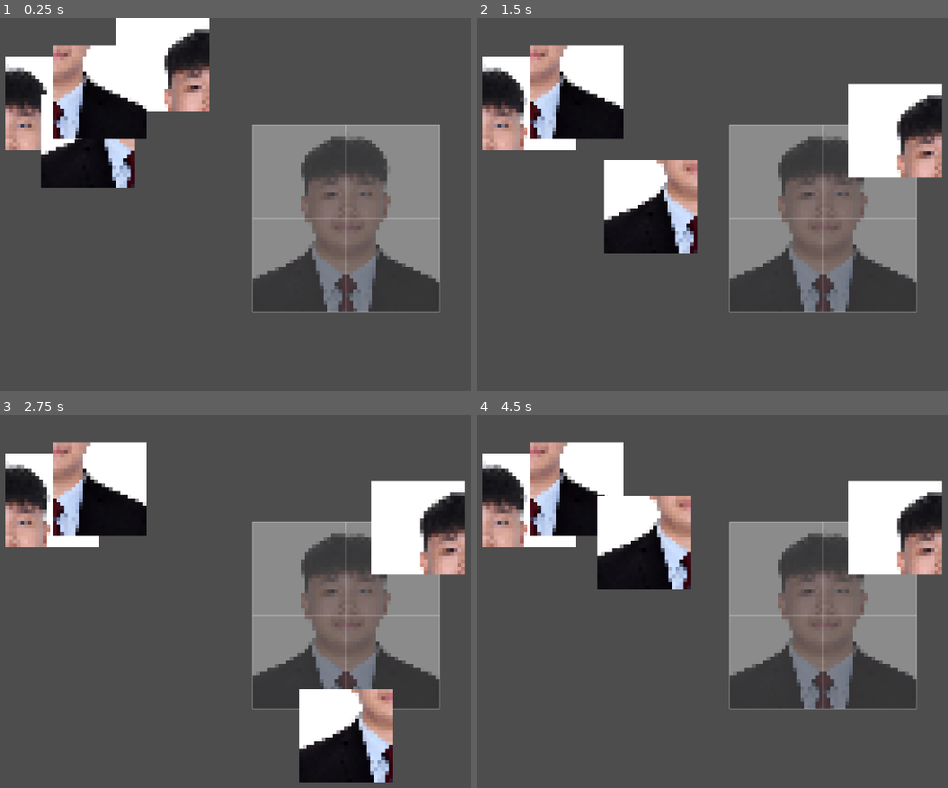
Above: before the commit, frames 1-4 (two rows, left to right).
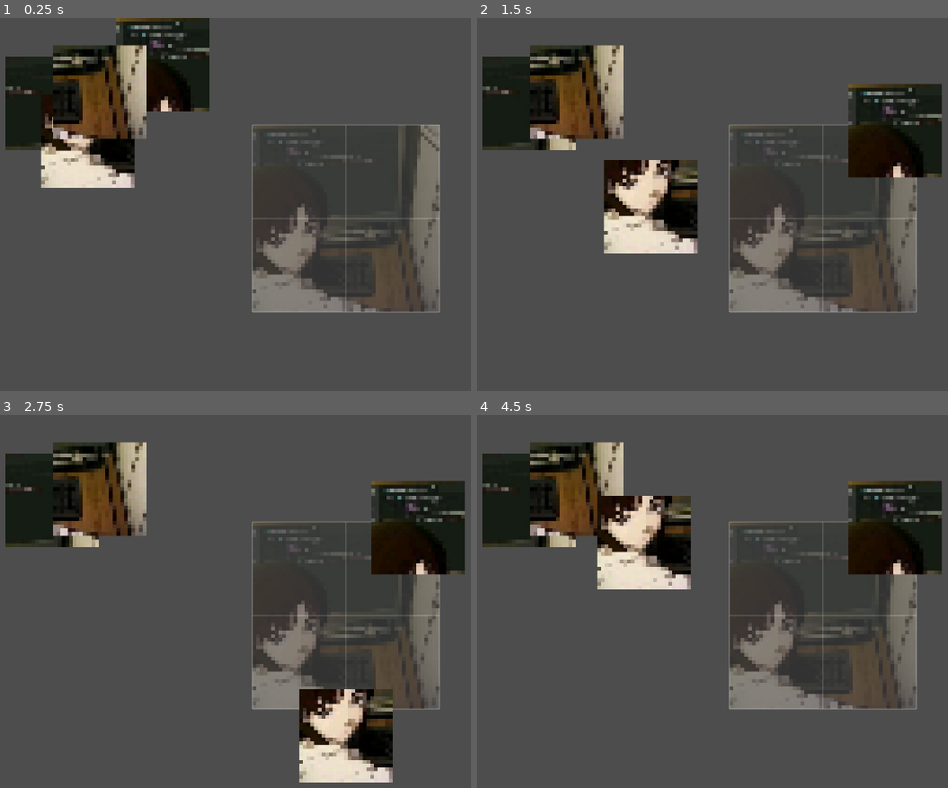
Above: after the commit, the same moments.

Repository: chabsseu/pixelated
Game: Godot game, scene res://Scenes/Board/puzzle_board.tscn
Two runs of this game, one before a commit and one after it. Both use one fixed random seed, a clock stepped at 60 frames per second and the inputs below.
Inputs (mouse positions are in pixels of both pictures, inside the frame that each line leads up to):
- Up to frame 1 (0.25 s): no input
- Up to frame 2 (1.5 s): tap Enter at 0.5 s; drag from (641, 66) to (896, 129) at 0.52 s; tap Space at 1.25 s; drag from (528, 103) to (787, 301) at 1.27 s
- Up to frame 3 (2.75 s): tap Enter at 2 s; move the mouse to (98, 489) at 2.02 s; click (98, 489) at 2.17 s
- Up to frame 4 (4.5 s): tap Space at 2.75, 4.25 s; drag from (820, 735) to (608, 556) at 2.77 s; tap Enter at 3.5 s; move the mouse to (outside the picture) at 3.52 s; click (outside the picture) at 3.67 s; drag from (608, 556) to (717, 515) at 4.27 s

The runs differ from the first frame. In frame 1, 29% of the frame differs, in the area x 1-94%, y 0-79%; in frame 2, 32%, in the area x 1-99%, y 7-79%; in frame 3, 31%; in frame 4, 31%.

Commit message:
added a new picture

Diff:
--- a/Scripts/puzzle_board.gd
+++ b/Scripts/puzzle_board.gd
@@ -18,7 +18,7 @@
 
 func _ready() -> void:
 	puzzle_solved.connect(_on_puzzle_solved)
-	start_puzzle("res://012099.JPG")
+	start_puzzle("res://test.jpg")
 func _on_puzzle_solved() -> void:
 	# Placeholder win screen — swap this out for real victory UI later
 	# (a proper popup, animation, sound, "next photo" button, etc.)
Binary file added: test.jpg
Not shown, added: test.jpg.import
